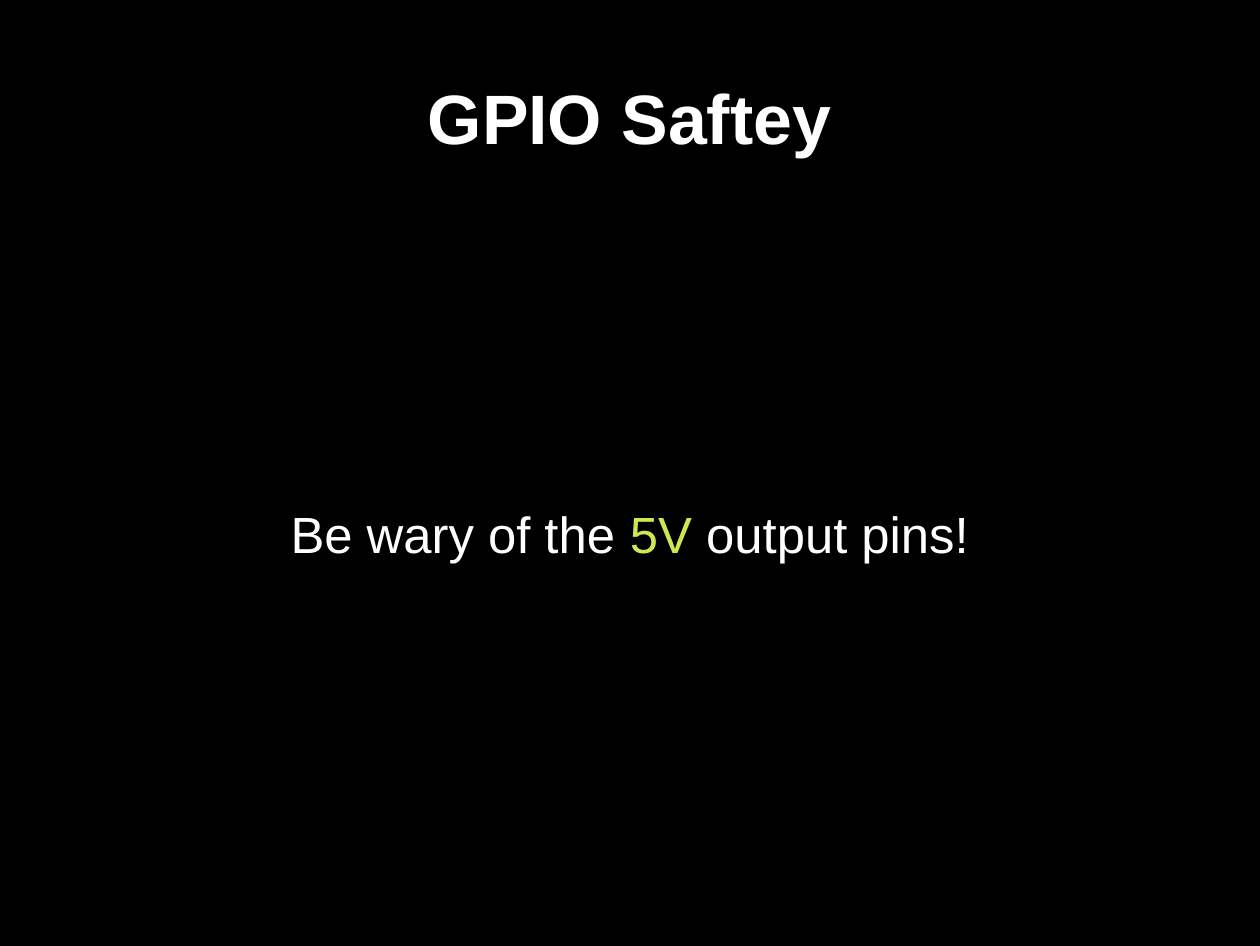
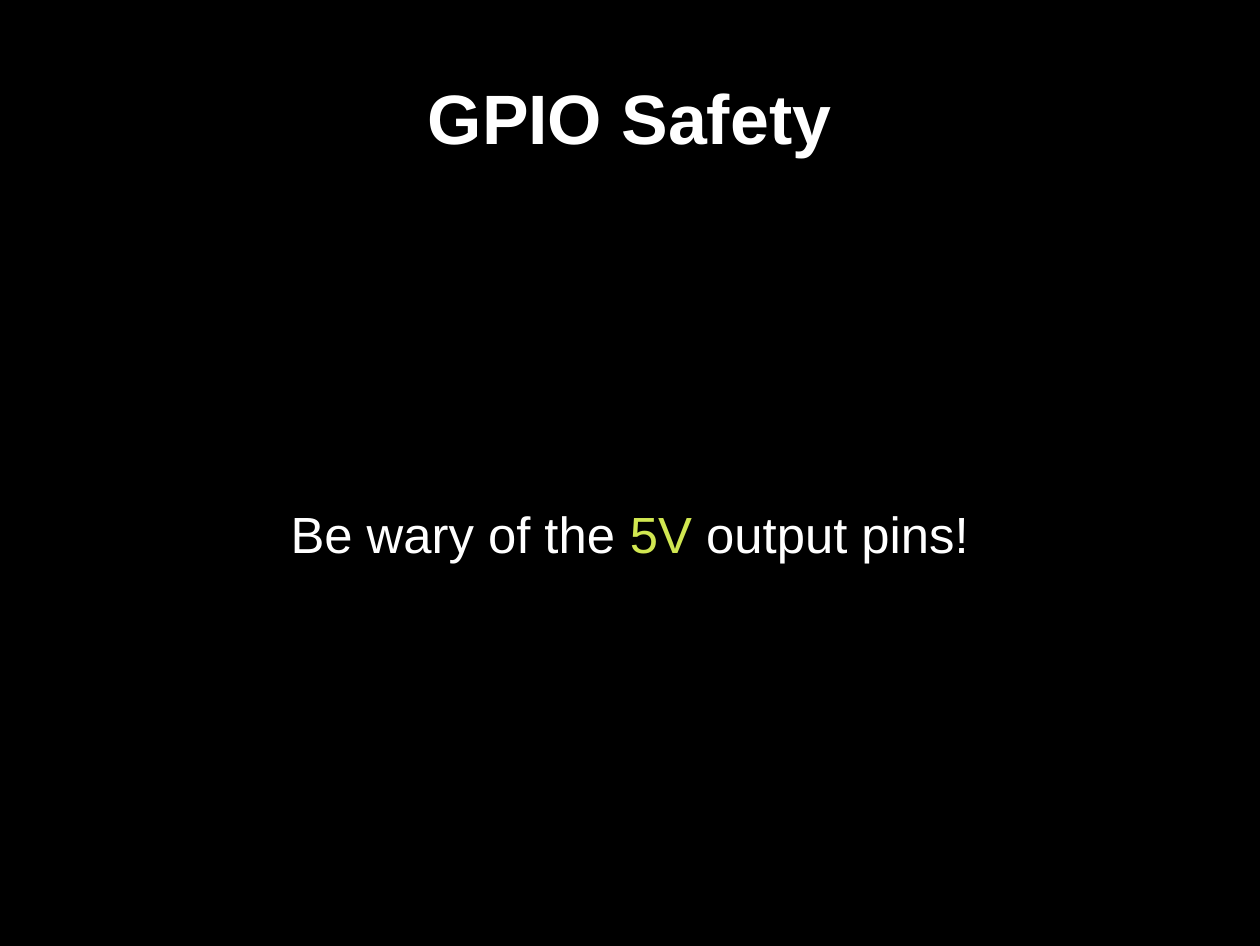
Before and after one commit to gaudeon/rpi_gpio_overview, a slide deck: slide 27 of slides/RPi GPIO Overview.odp (slide 23 before the commit). Drawn at 1260x946 pixels with LibreOffice and Linux fonts; fonts in the diff are those of the drawing. Boxes give left, top, right and bottom in pixels: in the first picture for what was removed or moved away, otherwise in the second. Text is boxed around its words. In the diff, an @@ line names an element or a change of style, - is before the commit and + after.

```diff
--- a/slides/RPi GPIO Overview.odp
+++ b/slides/RPi GPIO Overview.odp
@@ title at [428, 93, 832, 157]: text changed @@
-GPIO Saftey
+GPIO Safety
```
Also in this commit, not shown: 6 other slides changed, 7 slides added.
